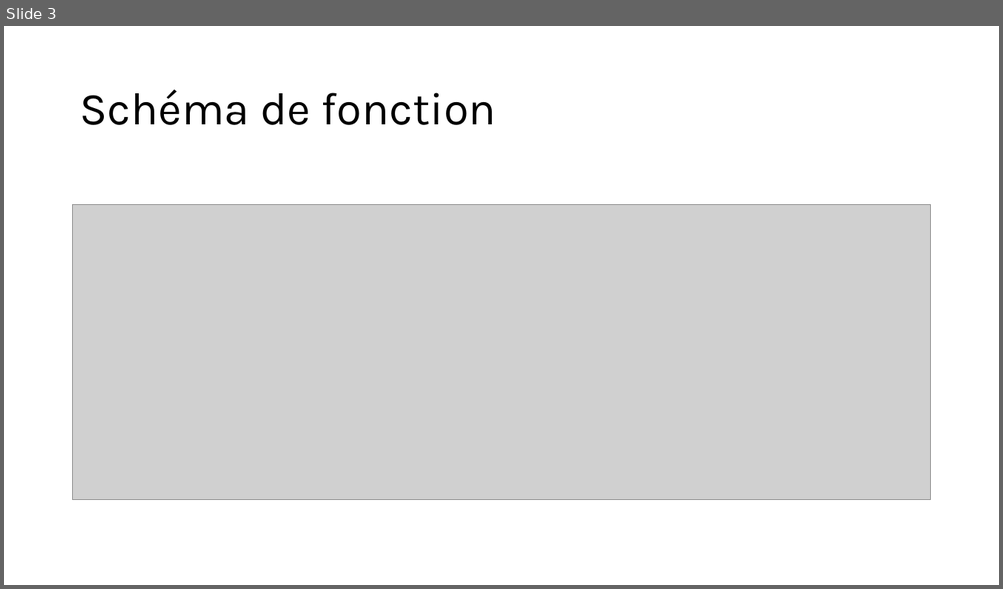
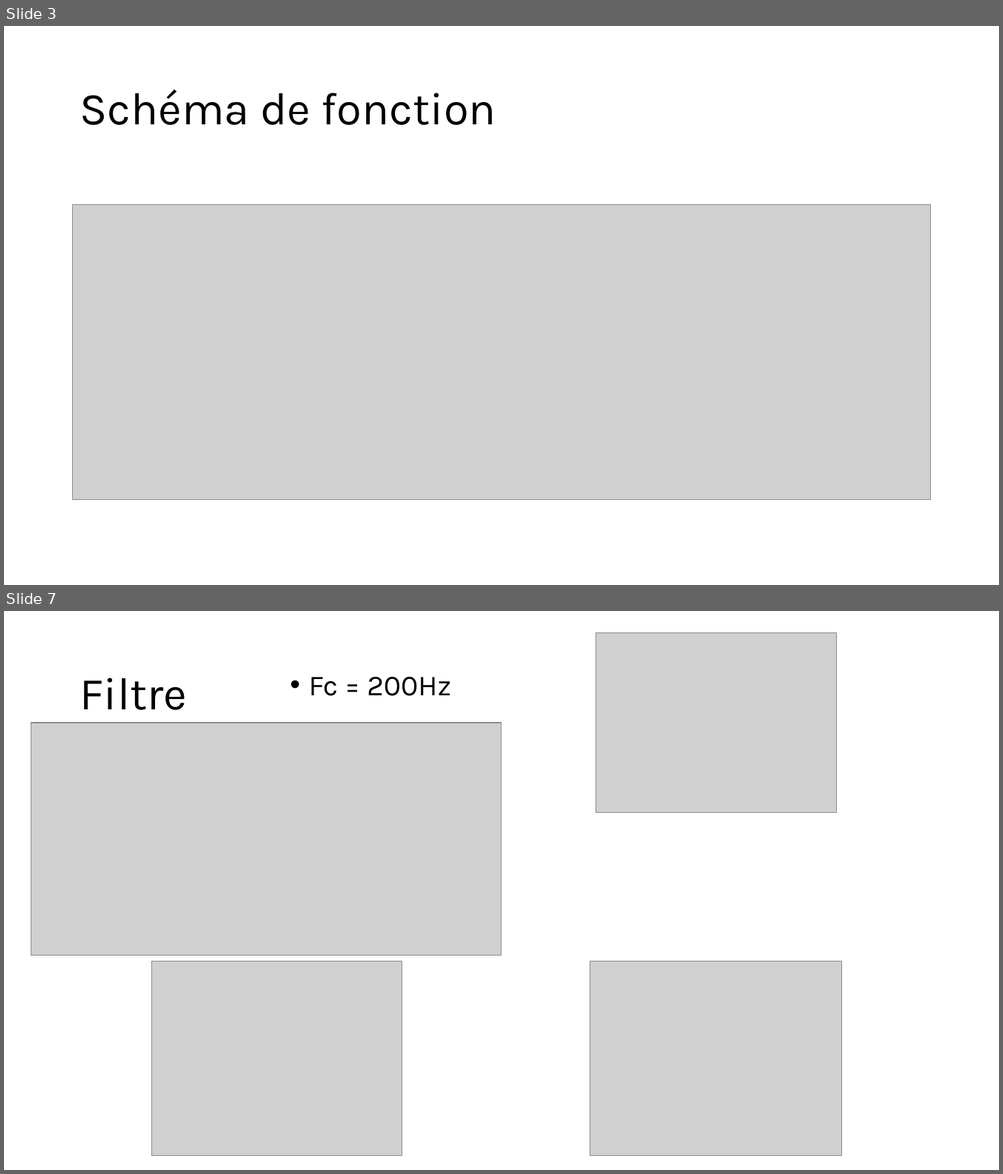
Before and after one commit to Varas10/ROBOT, a slide deck: La carte Suiveur.pptx. Shown one above the other, each under a label of ours: slide 3 before the commit, slides 3 and 7 after it; the slides between them are not shown. The pictures are 1003x589 and 1003x1174 pixels, drawn with LibreOffice and Linux fonts; fonts in the diff are those of the drawing; grey boxes stand for pictures. Boxes give left, top, right and bottom in pixels: in the first picture for what was removed or moved away, otherwise in the second. Text is boxed around its words. In the diff, an @@ line names an element or a change of style, - is before the commit and + after.

Commit message:
maj présentation

```diff
--- a/La carte Suiveur.pptx
+++ b/La carte Suiveur.pptx
@@ slide 7 added at bbox=[4, 611, 999, 1170], background #FFFFFF @@
@@ picture added at bbox=[596, 632, 836, 812] @@
@@ text added at bbox=[309, 677, 451, 696], 28 pt, text #000000 @@
+• Fc = 200Hz
@@ title added at bbox=[79, 678, 187, 710], 44 pt, text #000000 @@
+Filtre
@@ picture added at bbox=[31, 723, 502, 956] @@
@@ picture added at bbox=[152, 962, 401, 1156] @@
@@ picture added at bbox=[589, 962, 842, 1156] @@
```
Also in this commit, not shown: 1 slide changed, 4 other slides added, 1 other file.
